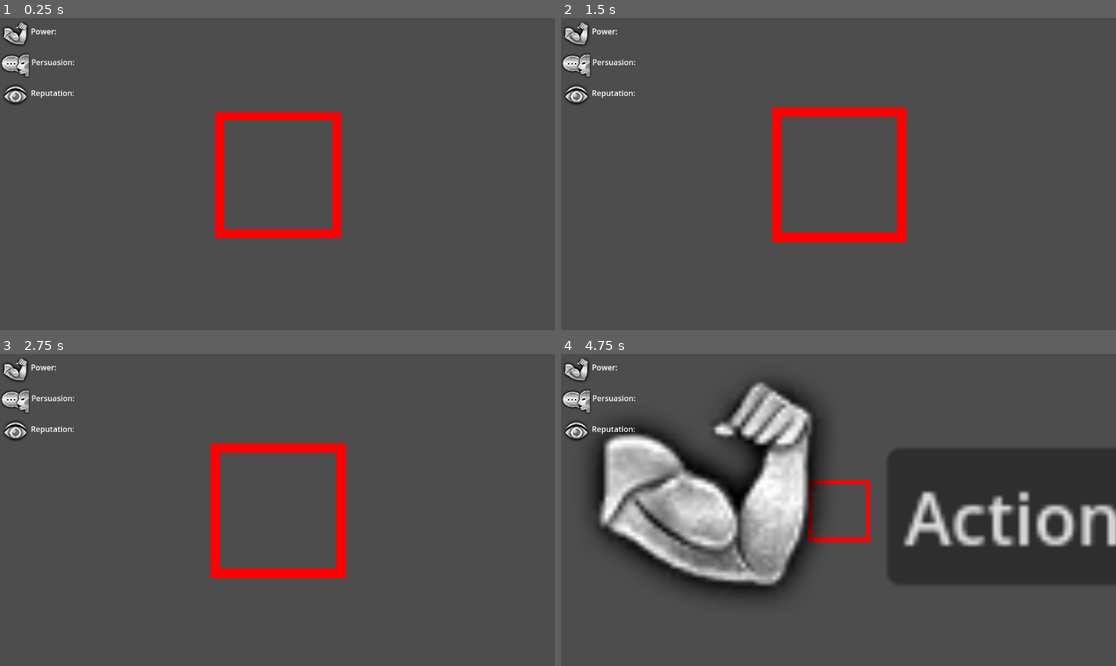
Above: before the commit, frames 1-4 (two rows, left to right).
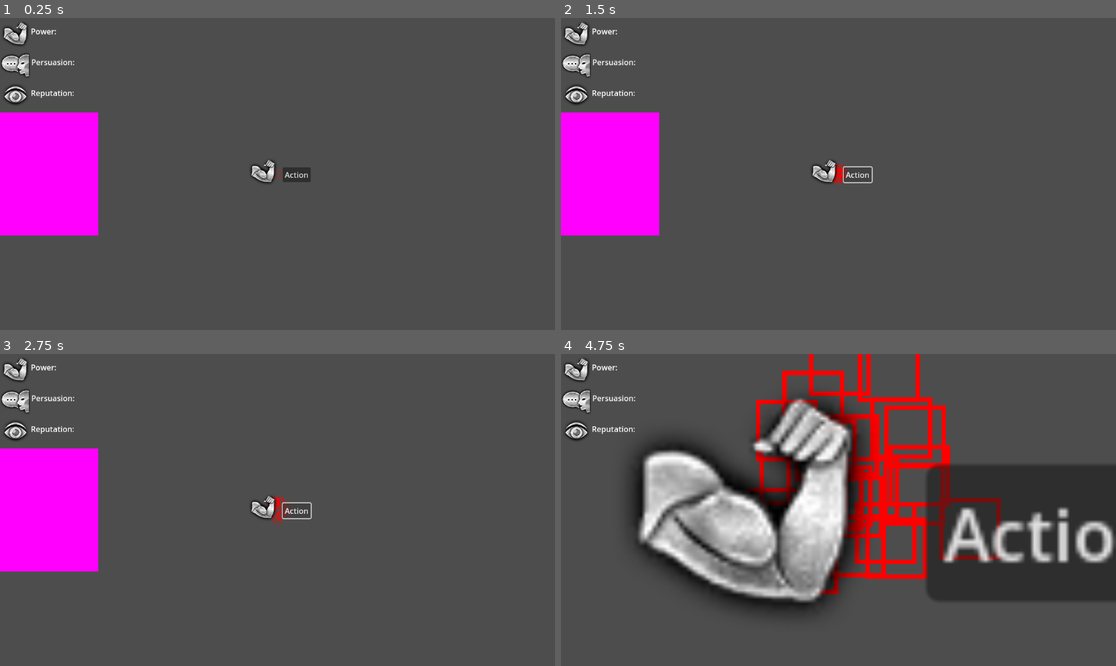
Above: after the commit, the same moments.

Repository: ketexon/ld56-team-3
Game: Godot game, scene res://game.tscn
Two runs of this game, one before a commit and one after it. Both use one fixed random seed, a clock stepped at 60 frames per second and the inputs below.
Inputs (mouse positions are in pixels of both pictures, inside the frame that each line leads up to):
- Up to frame 1 (0.25 s): no input
- Up to frame 2 (1.5 s): click (855, 174) at 0.5 s, where only the run after the commit has a clickable "Action"; click (855, 174) at 1.25 s, where only the run after the commit has a clickable "Action"
- Up to frame 3 (2.75 s): click (294, 510) at 2 s, where only the run after the commit has a clickable "Action"
- Up to frame 4 (4.75 s): tap Enter at 2.75 s; move the mouse to (960, 494) at 2.77 s; hold Space (center_on_colony) 2.78-3.53 s; click (960, 494) at 2.92 s; move the mouse to (727, 525) at 3.52 s; tap 1 (zoom_0) at 3.6 s; click (727, 525) at 3.67 s; move the mouse to (894, 441) at 4.27 s; hold 2 (zoom_1) from 4.28 s (still down); click (894, 441) at 4.42 s

The runs differ from the first frame. In frame 1, 9.9% of the frame differs, in the area x 0-62%, y 29-71%; in frame 2, 10%; in frame 3, 10%; in frame 4, 36%, in the area x 5-100%, y 0-84%.

Commit message:
added base movement ai

Diff:
--- a/CameraControls.gd
+++ b/CameraControls.gd
@@ -14,16 +14,19 @@
 var start_cursor_pos: Vector2
 var start_pos: Vector2
 
-var zoom_goal: float = max_zoom
+var zoom_goal: float = min_zoom
 
 var last_zoom_level: int = -1
 
-var zoom_percent: float = 0
+var zoom_percent: float = 1
 var panning := false
 
-var following_player := false
+var following_player := true
 
 @onready var pan_goal: Vector2 = position
+
+func _ready() -> void:
+	set_zoom_percent(1)
 
 func _input(event: InputEvent) -> void:
 	if event is InputEventMouseButton:
--- a/Colony/Colony.gd
+++ b/Colony/Colony.gd
@@ -23,7 +23,8 @@
 var radius: float:
 	get:
 		var n = len(tiny_creatures)
-		return 256 * pow(1.5, n/32.0)
+		# return 32 * pow(1.5, n)
+		return 64 * sqrt(n)
 
 static var player_colony: Colony
 
@@ -40,13 +41,11 @@
 
 
 func _body_entered_visibility(body: Node2D):
-	print(body)
 	if body.is_in_group(&"resources"):
 		visible_resources.push_back(body)
 
 
 func _body_exited_visibility(body: Node2D):
-	print(body)
 	if body.is_in_group(&"resources"):
 		visible_resources.erase(body)
 
--- a/Colony/Colony.tscn
+++ b/Colony/Colony.tscn
@@ -18,6 +18,90 @@
 speed = 32
 role = 1
 
+[node name="TinyCreature2" parent="." node_paths=PackedStringArray("colony") instance=ExtResource("2_4tsrc")]
+colony = NodePath("..")
+speed = 32
+
+[node name="TinyCreature3" parent="." node_paths=PackedStringArray("colony") instance=ExtResource("2_4tsrc")]
+colony = NodePath("..")
+speed = 32
+
+[node name="TinyCreature4" parent="." node_paths=PackedStringArray("colony") instance=ExtResource("2_4tsrc")]
+colony = NodePath("..")
+speed = 32
+
+[node name="TinyCreature5" parent="." node_paths=PackedStringArray("colony") instance=ExtResource("2_4tsrc")]
+colony = NodePath("..")
+speed = 32
+
+[node name="TinyCreature6" parent="." node_paths=PackedStringArray("colony") instance=ExtResource("2_4tsrc")]
+colony = NodePath("..")
+speed = 32
+
+[node name="TinyCreature7" parent="." node_paths=PackedStringArray("colony") instance=ExtResource("2_4tsrc")]
+colony = NodePath("..")
+speed = 32
+
+[node name="TinyCreature8" parent="." node_paths=PackedStringArray("colony") instance=ExtResource("2_4tsrc")]
+colony = NodePath("..")
+speed = 32
+
+[node name="TinyCreature9" parent="." node_paths=PackedStringArray("colony") instance=ExtResource("2_4tsrc")]
+colony = NodePath("..")
+speed = 32
+
+[node name="TinyCreature10" parent="." node_paths=PackedStringArray("colony") instance=ExtResource("2_4tsrc")]
+colony = NodePath("..")
+speed = 32
+
+[node name="TinyCreature11" parent="." node_paths=PackedStringArray("colony") instance=ExtResource("2_4tsrc")]
+colony = NodePath("..")
+speed = 32
+
+[node name="TinyCreature12" parent="." node_paths=PackedStringArray("colony") instance=ExtResource("2_4tsrc")]
+colony = NodePath("..")
+speed = 32
+
+[node name="TinyCreature13" parent="." node_paths=PackedStringArray("colony") instance=ExtResource("2_4tsrc")]
+colony = NodePath("..")
+speed = 32
+
+[node name="TinyCreature14" parent="." node_paths=PackedStringArray("colony") instance=ExtResource("2_4tsrc")]
+colony = NodePath("..")
+speed = 32
+
+[node name="TinyCreature15" parent="." node_paths=PackedStringArray("colony") instance=ExtResource("2_4tsrc")]
+colony = NodePath("..")
+speed = 32
+
+[node name="TinyCreature16" parent="." node_paths=PackedStringArray("colony") instance=ExtResource("2_4tsrc")]
+colony = NodePath("..")
+speed = 32
+
+[node name="TinyCreature17" parent="." node_paths=PackedStringArray("colony") instance=ExtResource("2_4tsrc")]
+colony = NodePath("..")
+speed = 32
+
+[node name="TinyCreature18" parent="." node_paths=PackedStringArray("colony") instance=ExtResource("2_4tsrc")]
+colony = NodePath("..")
+speed = 32
+
+[node name="TinyCreature19" parent="." node_paths=PackedStringArray("colony") instance=ExtResource("2_4tsrc")]
+colony = NodePath("..")
+speed = 32
+
+[node name="TinyCreature20" parent="." node_paths=PackedStringArray("colony") instance=ExtResource("2_4tsrc")]
+colony = NodePath("..")
+speed = 32
+
+[node name="TinyCreature21" parent="." node_paths=PackedStringArray("colony") instance=ExtResource("2_4tsrc")]
+colony = NodePath("..")
+speed = 32
+
+[node name="TinyCreature22" parent="." node_paths=PackedStringArray("colony") instance=ExtResource("2_4tsrc")]
+colony = NodePath("..")
+speed = 32
+
 [node name="VisibilityArea" type="Area2D" parent="."]
 unique_name_in_owner = true
 
@@ -30,6 +114,7 @@
 anchors_preset = 0
 offset_right = 40.0
 offset_bottom = 40.0
+metadata/_edit_use_anchors_ = true
 
 [node name="Action1" type="Button" parent="ColonyUI"]
 unique_name_in_owner = true
@@ -39,6 +124,7 @@
 offset_right = 69.0
 offset_bottom = 17.0
 text = "Action"
+metadata/_edit_use_anchors_ = true
 
 [node name="testImage" type="TextureRect" parent="ColonyUI"]
 layout_mode = 0
@@ -46,5 +132,6 @@
 offset_top = -36.0
 offset_bottom = 24.0
 texture = ExtResource("3_1t7yx")
+metadata/_edit_use_anchors_ = true
 
 [connection signal="pressed" from="ColonyUI/Action1" to="." method="_on_action_1_pressed"]
--- a/TinyCreature/Roles/Monarch/Monarch.gd
+++ b/TinyCreature/Roles/Monarch/Monarch.gd
@@ -1,13 +1,32 @@
 class_name Monarch
 extends TinyCreatureRole
 
-@onready var destination: Vector2 = position
+@onready var destination: Vector2 = global_position
+
+var moving := false
 
 func _unhandled_input(event: InputEvent) -> void:
+	if not enabled: return
 	if event is InputEventMouseButton:
 		if event.button_index == MOUSE_BUTTON_RIGHT and event.is_pressed():
 			destination = get_global_mouse_position()
+			var disp = destination - tiny_creature.global_position
+			if not disp.is_zero_approx():
+				moving = true
+				base_movement_ai.enabled = false
+
+				tiny_creature.running = false
+				tiny_creature.movement_dir = disp
+
 
 func _process(delta: float) -> void:
-	if enabled:
-		tiny_creature.movement_dir = destination - tiny_creature.global_position
+	if not enabled: return
+	if moving:
+		var disp = destination - tiny_creature.global_position
+		# if destination is the opposite dir as movement dir, stop moving
+		if disp.dot(tiny_creature.movement_dir) < 0:
+			moving = false
+			base_movement_ai.enabled = true
+
+func on_enabled_changed() -> void:
+	moving = false
--- a/TinyCreature/Roles/TinyCreatureRole.gd
+++ b/TinyCreature/Roles/TinyCreatureRole.gd
@@ -4,6 +4,15 @@
 var enabled:
 	get:
 		return tiny_creature.role == role
+	set(v):
+		if enabled != v:
+			enabled = v
+			on_enabled_changed()
 
 @export var tiny_creature: TinyCreature
 @export var role: TinyCreature.Role
+
+@onready var base_movement_ai: TinyCreatureBaseMovementAI = %BaseMovementAI
+
+func on_enabled_changed() -> void:
+	pass
--- a/TinyCreature/TinyCreature.gd
+++ b/TinyCreature/TinyCreature.gd
@@ -12,9 +12,13 @@
 
 @onready var health := max_health
 
+const WALKING_SPEED_MULT := 0.5
+
 var movement_dir: Vector2:
 	set(value):
 		movement_dir = value.normalized() if not value.is_zero_approx() else Vector2.ZERO
+
+var running: bool = false
 
 enum Role {
 	UNASSIGNED,
@@ -47,5 +51,5 @@
 	pass # TODO: UI for if selected
 
 func _physics_process(delta: float) -> void:
-	velocity = movement_dir * speed
+	velocity = movement_dir * speed * (WALKING_SPEED_MULT if not running else 1)
 	move_and_slide()
--- a/TinyCreature/TinyCreature.tscn
+++ b/TinyCreature/TinyCreature.tscn
@@ -1,7 +1,8 @@
-[gd_scene load_steps=8 format=3 uid="uid://btegv4utd825m"]
+[gd_scene load_steps=9 format=3 uid="uid://btegv4utd825m"]
 
 [ext_resource type="Script" path="res://TinyCreature/TinyCreature.gd" id="1_rww3b"]
 [ext_resource type="Shader" uid="uid://0x7ndyk20oxm" path="res://TinyCreature/TinyCreatureSelectedShader.tres" id="2_ckjit"]
+[ext_resource type="Script" path="res://TinyCreature/TinyCreatureBaseMovementAI.gd" id="2_cnp7e"]
 [ext_resource type="Texture2D" uid="uid://54jnednsgmfq" path="res://LittleGuy.png" id="3_d58gx"]
 [ext_resource type="PackedScene" uid="uid://deakocdom8ine" path="res://TinyCreature/Roles/Monarch/Monarch.tscn" id="4_k7cv5"]
 
@@ -18,10 +19,13 @@
 region = Rect2(0, 0, 16, 16)
 
 [node name="TinyCreature" type="CharacterBody2D" groups=["player_tiny_creatures"]]
+collision_mask = 0
 script = ExtResource("1_rww3b")
 
-[node name="BaseMovementAI" type="Node2D" parent="."]
+[node name="BaseMovementAI" type="Node2D" parent="." node_paths=PackedStringArray("tiny_creature")]
 unique_name_in_owner = true
+script = ExtResource("2_cnp7e")
+tiny_creature = NodePath("..")
 
 [node name="CollisionShape2D" type="CollisionShape2D" parent="."]
 shape = SubResource("RectangleShape2D_xfuov")
--- a/TinyCreature/TinyCreatureBaseMovementAI.gd
+++ b/TinyCreature/TinyCreatureBaseMovementAI.gd
@@ -2,34 +2,80 @@
 extends Node2D
 
 @export var tiny_creature: TinyCreature
-@export var idle_duration: float
-@export var moving_duration: float
+@export var idle_duration_min: float = 0.5
+@export var idle_duration_max: float = 1.5
+@export var moving_duration_min: float = 0.5
+@export var moving_duration_max: float = 1.5
 
-var enabled := true
+static var rng: RandomNumberGenerator = RandomNumberGenerator.new()
+
+var colony: Colony:
+	get: return tiny_creature.colony
+
+var enabled: bool:
+	set(v):
+		if v != enabled:
+			enabled = v
+			if !enabled:
+				t = INF
+				state = State.MOVING
 
 enum State {
 	IDLE,
 	MOVING,
 }
 
-var state := State.MOVING
-var t := 0.0
+var state := State.IDLE
+
+var idle_duration: float
+var moving_duration: float
+var t: float
+
+func _ready() -> void:
+	enabled = true
+	transition_to_idle()
 
 func _process(delta: float) -> void:
-	t += delta
+	if not enabled: return
 	match state:
 		State.IDLE:
 			if t > idle_duration:
 				transition_to_move()
-				state = State.MOVING
-				t = 0
-
 
 		State.MOVING:
-			# tiny_creature.movement_dir =
 			if t > moving_duration:
-				state = State.IDLE
-				t = 0
+				transition_to_idle()
+	t += delta
+
+func set_random_durations():
+	idle_duration = rng.randf_range(idle_duration_min, idle_duration_max)
+	moving_duration = rng.randf_range(moving_duration_min, moving_duration_max)
 
 func transition_to_move():
-	pass
+	state = State.MOVING
+	t = 0
+
+	var disp_to_monarch = colony.monarch.global_position - global_position
+	var dist_to_monarch = disp_to_monarch.length()
+
+	var percent_distance = dist_to_monarch / colony.radius
+
+	tiny_creature.running = percent_distance > 0.5
+
+	var random_angle = rng.randf_range(0, 360)
+	var random_dir = Vector2.from_angle(random_angle)
+
+	var dir = lerp(
+		random_dir,
+		disp_to_monarch.normalized(),
+		percent_distance
+	)
+
+	tiny_creature.movement_dir = dir
+
+func transition_to_idle():
+	set_random_durations()
+	state = State.IDLE
+	t = 0
+
+	tiny_creature.movement_dir = Vector2.ZERO
